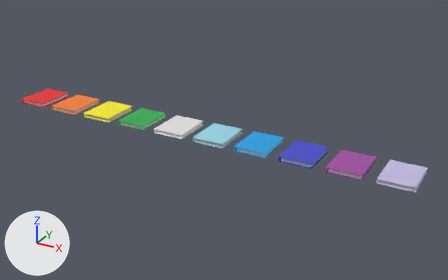
The Blender file ImportedModels/Book.blend as it was, and as the next commit left it.
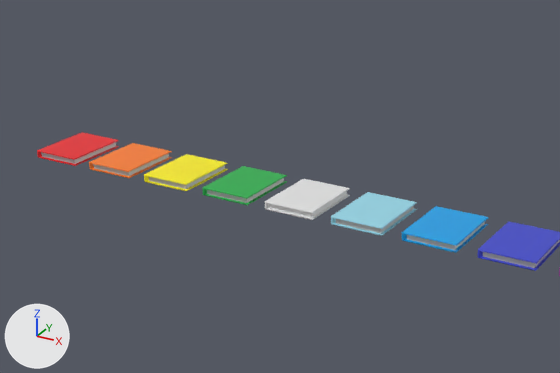
Each version appears first whole from a 50 mm lens placed at (33.3, -32.5, 16.0), pointed at (15.1, 0.6, -0.6), and next in a close-up on the part from 0% to 73% of the width and 4% to 82% of the height. The lights are fixed; the arrows at lower left show +X, +Y and +Z.

Before the edit, the objects in view are built like this:
```python
me_cube_009 = bpy.data.meshes.new('Cube.009')
me_cube_009.from_pydata(...)  # 72 vertices, 70 faces; spans x -1.1..1.1, y -1.4..1.4, z -0.22..0.12
me_cube_009.materials.append(mat_material_001)  # picture img_game_jam_colors_png
me_cube_010 = bpy.data.meshes.new('Cube.010')
me_cube_010.from_pydata(...)  # 72 vertices, 70 faces; spans x -1.1..1.1, y -1.4..1.4, z -0.22..0.12
me_cube_010.materials.append(mat_material_001)  # picture img_game_jam_colors_png
me_cube_013 = bpy.data.meshes.new('Cube.013')
me_cube_013.from_pydata(...)  # 72 vertices, 70 faces; spans x -1.1..1.1, y -1.4..1.4, z -0.22..0.12
me_cube_013.materials.append(mat_material_001)  # picture img_game_jam_colors_png
ob_book_001 = bpy.data.objects.new('Book.001', me_cube_009)
ob_book_001.location = (3.0, 0.0, 0.0)
ob_book_002 = bpy.data.objects.new('Book.002', me_cube_010)
ob_book_002.location = (6.0, 0.0, 0.0)
ob_book_005 = bpy.data.objects.new('Book.005', me_cube_013)
ob_book_005.location = (15.0, 0.0, 0.0)
# also in view: 'Book.007' at (21.0, 0.0, -0.1); 'Book.003' at (9.0, 0.0, -0.1); 'Book.006' at (18.0, 0.0, -0.1); 'Book' at (0.0, 0.0, -0.1); 'Book.004' at (12.0, 0.0, -0.1)
```
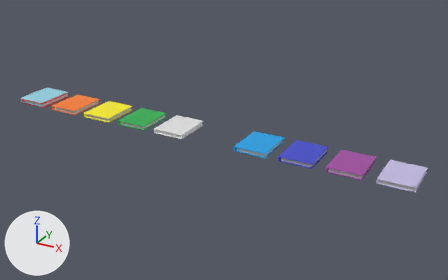
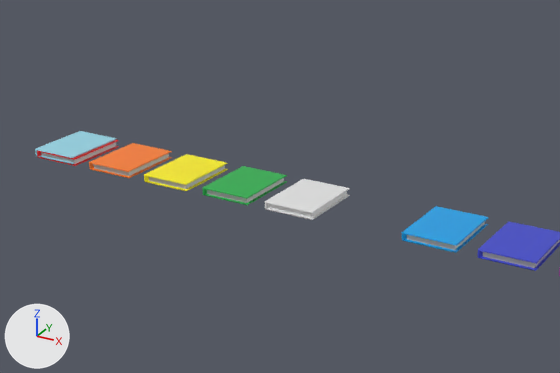
Location of each change, [x1, y1, x2, y2] in pixels of the close-ups (560 x 373 px):
'Book.005', moved: before [331, 192, 417, 236]; after [35, 131, 117, 164]
'Book', unchanged, covered by the edit: before [37, 132, 119, 166]; after [37, 140, 119, 166]

Patch to the scene script:
```diff
--- a/ImportedModels/Book.blend.py
+++ b/ImportedModels/Book.blend.py
@@ me_cube_013 @@
 me_cube_013.from_pydata(...)  # 72 vertices, 70 faces; spans x -1.1..1.1, y -1.4..1.4, z -0.22..0.12
 # used by ob_book_005; location = (15.0, 0.0, 0.0)
+# me_cube_013 part 1: the whole mesh is moved by (-0.1, 0.0, 0.05)
 me_cube_013.materials.append(mat_material_001)
@@ ob_book_005 @@
 ob_book_005 = bpy.data.objects.new('Book.005', me_cube_013)
-ob_book_005.location = (15.0, 0.0, 0.0)
+ob_book_005.location = (0.0, 0.0, 0.0)
```
